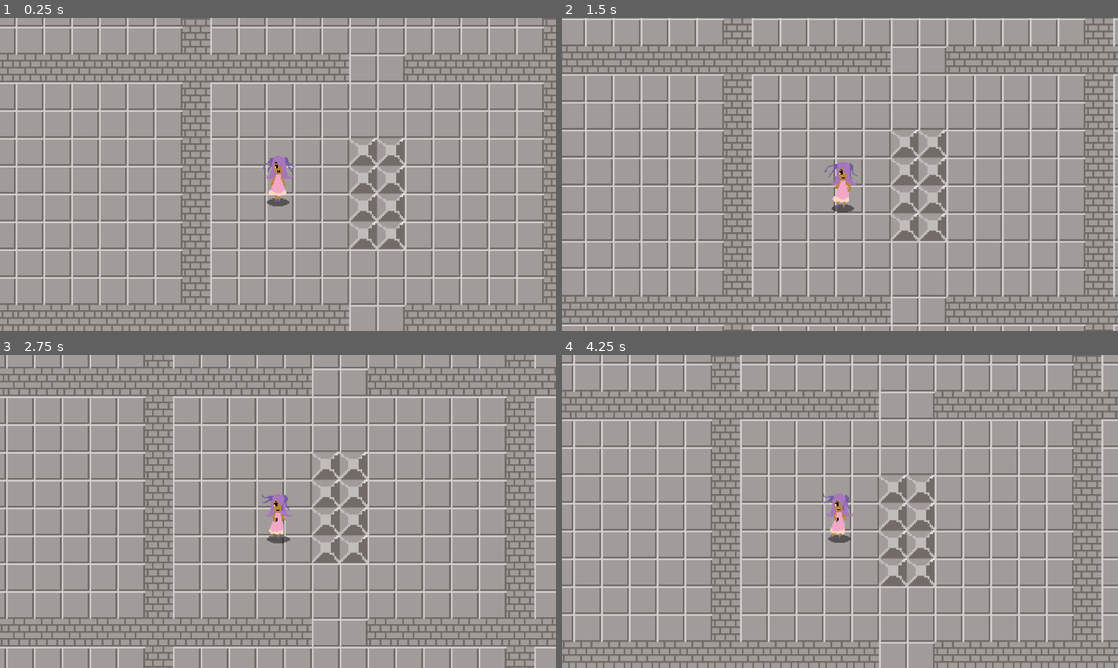
Above: before the commit, frames 1-4 (two rows, left to right).
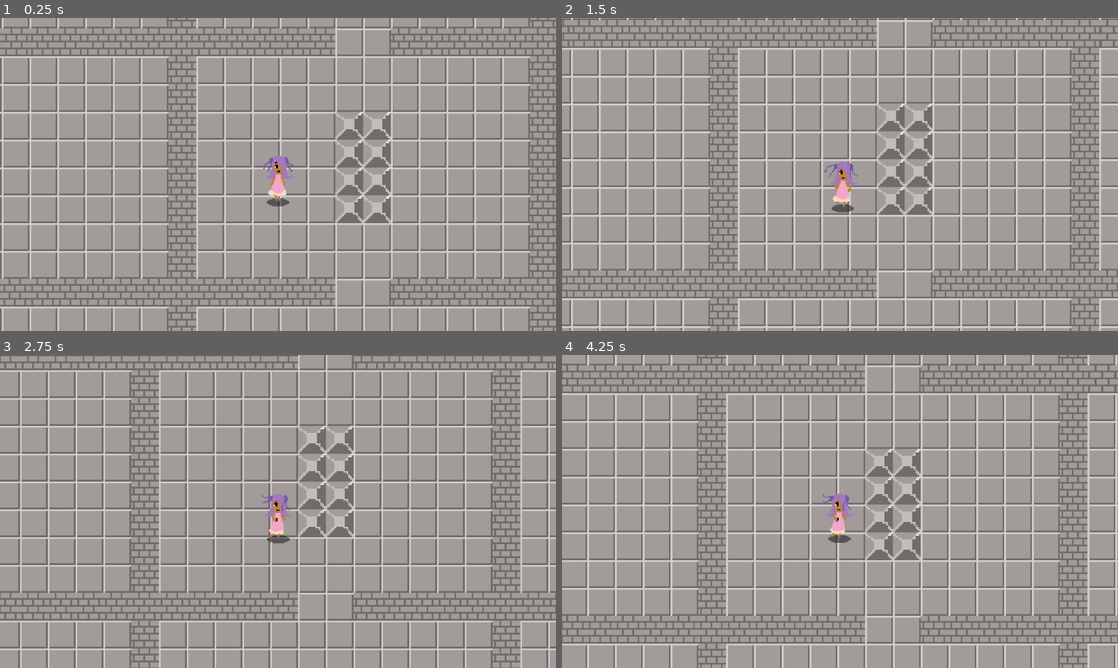
Above: after the commit, the same moments.

Repository: solar-xenon/Zelda-Group-Project
Game: Godot game, scene res://Scenes/world.tscn
The game is run twice, just before and just after one commit, with the same random seed, the same clock (stepped at 60 frames per second) and the same inputs.
Inputs:
- Up to frame 1 (0.25 s): no input
- Up to frame 2 (1.5 s): tap Enter at 0.5 s; hold D (move_right) 0.53-1.28 s; tap J (attack) at 0.6, 1.35 s; hold S (move_down) from 1.28 s (still down)
- Up to frame 3 (2.75 s): release S (move_down) at 2.03 s; hold D (move_right) from 2.03 s (still down); tap J (attack) at 2.1 s
- Up to frame 4 (4.25 s): release D (move_right) at 2.78 s; hold W (move_up) 2.78-3.53 s; tap J (attack) at 2.85, 3.6 s; hold A (move_left) from 3.53 s (still down)

The runs differ from the first frame. In frame 1, 43% of the frame differs, in the area x 0-100%, y 0-100%; in frame 2, 42%; in frame 3, 42%; in frame 4, 44%.

Commit message:
Updated medal collecting and final door win/lose detection

Diff:
--- a/Scenes/block.tscn
+++ b/Scenes/block.tscn
@@ -6,6 +6,7 @@
 size = Vector2(16, 16)
 
 [node name="Block" type="StaticBody2D"]
+collision_layer = 8
 
 [node name="Sprite2D" type="Sprite2D" parent="."]
 texture = ExtResource("1_ejx3s")
--- a/Scenes/bricks.tscn
+++ b/Scenes/bricks.tscn
@@ -6,6 +6,7 @@
 size = Vector2(16, 16)
 
 [node name="Bricks" type="StaticBody2D"]
+collision_layer = 8
 
 [node name="Sprite2D" type="Sprite2D" parent="."]
 texture = ExtResource("1_yfbfv")
--- a/Scenes/final_door.tscn
+++ b/Scenes/final_door.tscn
@@ -1,14 +1,18 @@
-[gd_scene load_steps=3 format=3 uid="uid://bumyheslt3te6"]
+[gd_scene load_steps=4 format=3 uid="uid://bumyheslt3te6"]
 
+[ext_resource type="Script" uid="uid://cqe622njy10b4" path="res://Scripts/final_door.gd" id="1_kdeou"]
 [ext_resource type="Texture2D" uid="uid://d2h61shvw2j5s" path="res://Assets/Final Door.png" id="1_sely0"]
 
 [sub_resource type="RectangleShape2D" id="RectangleShape2D_kdeou"]
 size = Vector2(18, 24)
 
 [node name="FinalDoor" type="Area2D"]
+script = ExtResource("1_kdeou")
 
 [node name="Sprite2D" type="Sprite2D" parent="."]
 texture = ExtResource("1_sely0")
 
 [node name="CollisionShape2D" type="CollisionShape2D" parent="."]
 shape = SubResource("RectangleShape2D_kdeou")
+
+[connection signal="body_entered" from="." to="." method="_on_body_entered"]
--- a/Scenes/level_2.tscn
+++ b/Scenes/level_2.tscn
@@ -1,10 +1,11 @@
-[gd_scene load_steps=6 format=3 uid="uid://db4f6a5rim14t"]
+[gd_scene load_steps=7 format=3 uid="uid://db4f6a5rim14t"]
 
 [ext_resource type="Texture2D" uid="uid://b3bqeqa8catsh" path="res://Assets/Floor.png" id="1_12fag"]
 [ext_resource type="PackedScene" uid="uid://ck5s4a4a15h2f" path="res://Scenes/block.tscn" id="2_1q6tm"]
 [ext_resource type="PackedScene" uid="uid://q0beqk1020v1" path="res://Scenes/player.tscn" id="2_v36qu"]
 [ext_resource type="PackedScene" uid="uid://c35nyqkp8xyv6" path="res://Scenes/bricks.tscn" id="3_v36qu"]
 [ext_resource type="PackedScene" uid="uid://boasyr0v1gn3o" path="res://Scenes/stairs.tscn" id="5_v36qu"]
+[ext_resource type="PackedScene" uid="uid://rxuwjvygyu7k" path="res://Scenes/medal.tscn" id="6_cggpd"]
 
 [node name="Level2" type="Node"]
 
@@ -1832,3 +1833,6 @@
 
 [node name="Stairs" parent="." instance=ExtResource("5_v36qu")]
 position = Vector2(-64, 976)
+
+[node name="Medal" parent="." instance=ExtResource("6_cggpd")]
+position = Vector2(144, 104)
--- a/Scenes/level_3.tscn
+++ b/Scenes/level_3.tscn
@@ -1,10 +1,11 @@
-[gd_scene load_steps=6 format=3 uid="uid://cqyso3sww7ts"]
+[gd_scene load_steps=7 format=3 uid="uid://cqyso3sww7ts"]
 
 [ext_resource type="Texture2D" uid="uid://b3bqeqa8catsh" path="res://Assets/Floor.png" id="1_76ybr"]
 [ext_resource type="PackedScene" uid="uid://ck5s4a4a15h2f" path="res://Scenes/block.tscn" id="2_s8nj6"]
 [ext_resource type="PackedScene" uid="uid://c35nyqkp8xyv6" path="res://Scenes/bricks.tscn" id="3_vwg62"]
 [ext_resource type="PackedScene" uid="uid://q0beqk1020v1" path="res://Scenes/player.tscn" id="4_s8nj6"]
 [ext_resource type="PackedScene" uid="uid://bumyheslt3te6" path="res://Scenes/final_door.tscn" id="5_vwg62"]
+[ext_resource type="PackedScene" uid="uid://rxuwjvygyu7k" path="res://Scenes/medal.tscn" id="6_qf6rc"]
 
 [node name="Level3" type="Node"]
 
@@ -2781,3 +2782,6 @@
 
 [node name="FinalDoor" parent="." instance=ExtResource("5_vwg62")]
 position = Vector2(144, 812)
+
+[node name="Medal" parent="." instance=ExtResource("6_qf6rc")]
+position = Vector2(144, 104)
--- /dev/null
+++ b/Scenes/medal.tscn
@@ -0,0 +1,19 @@
+[gd_scene load_steps=4 format=3 uid="uid://rxuwjvygyu7k"]
+
+[ext_resource type="Texture2D" uid="uid://brhvrfyw43pt1" path="res://Assets/Medal.png" id="1_s6rat"]
+[ext_resource type="Script" uid="uid://p6u3dd12sth" path="res://Scripts/medal.gd" id="1_yu7ix"]
+
+[sub_resource type="CircleShape2D" id="CircleShape2D_s6rat"]
+radius = 6.0
+
+[node name="Medal" type="Area2D"]
+collision_layer = 4
+script = ExtResource("1_yu7ix")
+
+[node name="Sprite2D" type="Sprite2D" parent="."]
+texture = ExtResource("1_s6rat")
+
+[node name="CollisionShape2D" type="CollisionShape2D" parent="."]
+shape = SubResource("CircleShape2D_s6rat")
+
+[connection signal="body_entered" from="." to="." method="_on_body_entered"]
--- a/Scenes/player.tscn
+++ b/Scenes/player.tscn
@@ -211,6 +211,7 @@
 
 [node name="Player" type="CharacterBody2D"]
 scale = Vector2(0.8, 0.8)
+collision_mask = 14
 motion_mode = 1
 script = ExtResource("1_cvnsp")
 
--- a/Scenes/world.tscn
+++ b/Scenes/world.tscn
@@ -6,6 +6,7 @@
 [ext_resource type="PackedScene" uid="uid://c35nyqkp8xyv6" path="res://Scenes/bricks.tscn" id="4_8j60k"]
 [ext_resource type="Texture2D" uid="uid://b4a2b3ejm33r" path="res://Assets/Path.png" id="5_fo5ed"]
 [ext_resource type="PackedScene" uid="uid://boasyr0v1gn3o" path="res://Scenes/stairs.tscn" id="6_5ukr8"]
+[ext_resource type="PackedScene" uid="uid://rxuwjvygyu7k" path="res://Scenes/medal.tscn" id="7_o06y3"]
 
 [sub_resource type="TileSetAtlasSource" id="TileSetAtlasSource_5ukr8"]
 texture = ExtResource("5_fo5ed")
@@ -40,7 +41,7 @@
 stretch_mode = 1
 
 [node name="Player" parent="." instance=ExtResource("1_a02cp")]
-position = Vector2(87, 101)
+position = Vector2(95, 116)
 
 [node name="Layout" type="Node" parent="."]
 
@@ -2164,3 +2165,6 @@
 
 [node name="Stairs" parent="." instance=ExtResource("6_5ukr8")]
 position = Vector2(-64, -464)
+
+[node name="Medal" parent="." instance=ExtResource("7_o06y3")]
+position = Vector2(768, -329)
--- /dev/null
+++ b/Scripts/collection_manager.gd
@@ -0,0 +1,9 @@
+extends Node
+
+
+static var medal_amount = 3
+
+
+func _process(delta):
+	if medal_amount > 0:
+		pass
--- /dev/null
+++ b/Scripts/final_door.gd
@@ -0,0 +1,6 @@
+extends Area2D
+
+
+func _on_body_entered(body: Node2D) -> void:
+	if CollectionManager.medal_amount == 3:
+		print("pass")
--- /dev/null
+++ b/Scripts/medal.gd
@@ -0,0 +1,9 @@
+extends Area2D
+
+
+
+
+func _on_body_entered(body):
+	CollectionManager.medal_amount += 1
+	print(CollectionManager.medal_amount)
+	queue_free()
--- a/project.godot
+++ b/project.godot
@@ -14,6 +14,10 @@
 run/main_scene="uid://c8t6jwo61ft2v"
 config/features=PackedStringArray("4.4", "Forward Plus")
 config/icon="res://icon.svg"
+
+[autoload]
+
+CollectionManager="*res://Scripts/collection_manager.gd"
 
 [display]
 
@@ -49,12 +53,6 @@
 , Object(InputEventKey,"resource_local_to_scene":false,"resource_name":"","device":-1,"window_id":0,"alt_pressed":false …(186 unchanged characters)…
 ]
 }
-roll={
-"deadzone": 0.2,
-"events": [Object(InputEventKey,"resource_local_to_scene":false,"resource_name":"","device":-1,"window_id":0,"alt_pressed":false,"shift_pressed":false,"ctrl_pressed":false,"meta_pressed":false,"pressed":false,"keycode":0,"physical_keycode":75,"key_label":0,"unicode":107,"location":0,"echo":false,"script":null)
-, Object(InputEventKey,"resource_local_to_scene":false,"resource_name":"","device":-1,"window_id":0,"alt_pressed":false,"shift_pressed":false,"ctrl_pressed":false,"meta_pressed":false,"pressed":false,"keycode":0,"physical_keycode":90,"key_label":0,"unicode":122,"location":0,"echo":false,"script":null)
-]
-}
 attack={
 "deadzone": 0.2,
 "events": [Object(InputEventKey,"resource_local_to_scene":false,"resource_name":"","device":-1,"window_id":0,"alt_press …(192 unchanged characters)…
@@ -62,6 +60,13 @@
 ]
 }
 
+[layer_names]
+
+2d_physics/layer_1="Player"
+2d_physics/layer_2="Enemy"
+2d_physics/layer_3="Collectable"
+2d_physics/layer_4="Wall"
+
 [rendering]
 
 textures/canvas_textures/default_texture_filter=0
Not shown: 1 places in Scenes/world.tscn that only renumber resources
Not shown, added: Scripts/collection_manager.gd.uid
Not shown, added: Scripts/final_door.gd.uid
Not shown, added: Scripts/medal.gd.uid
